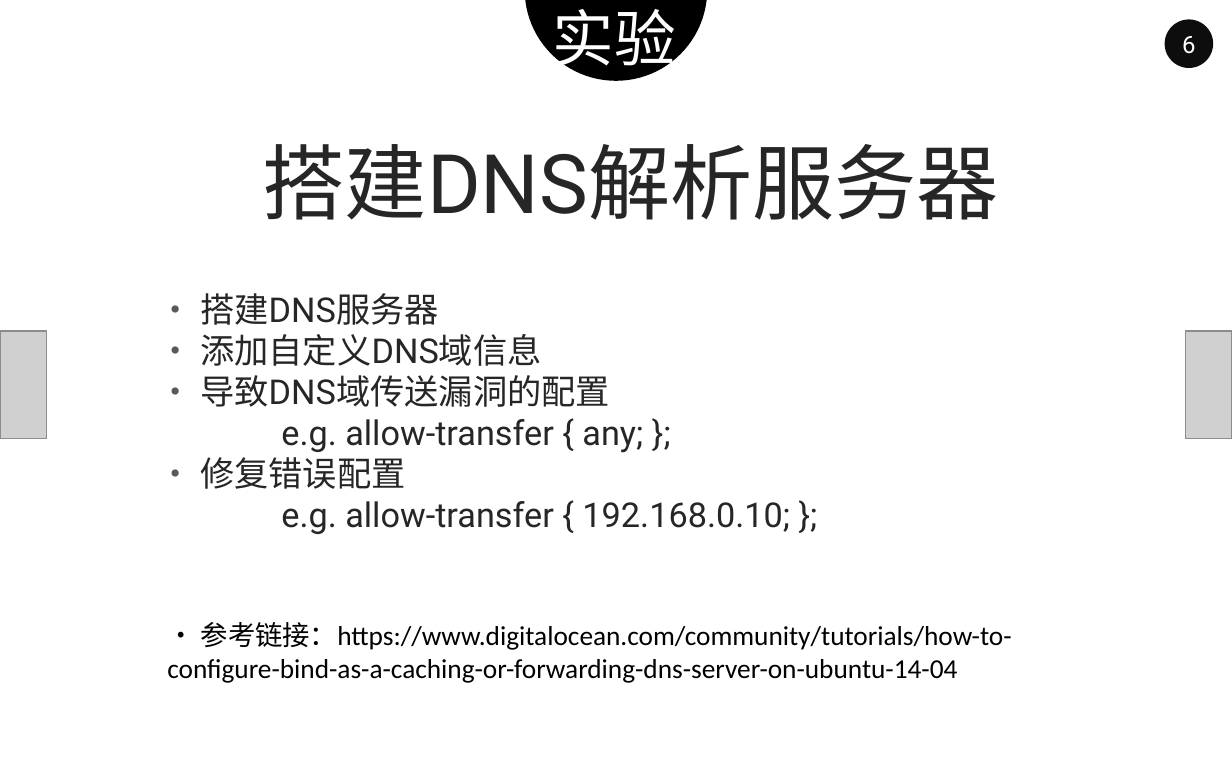
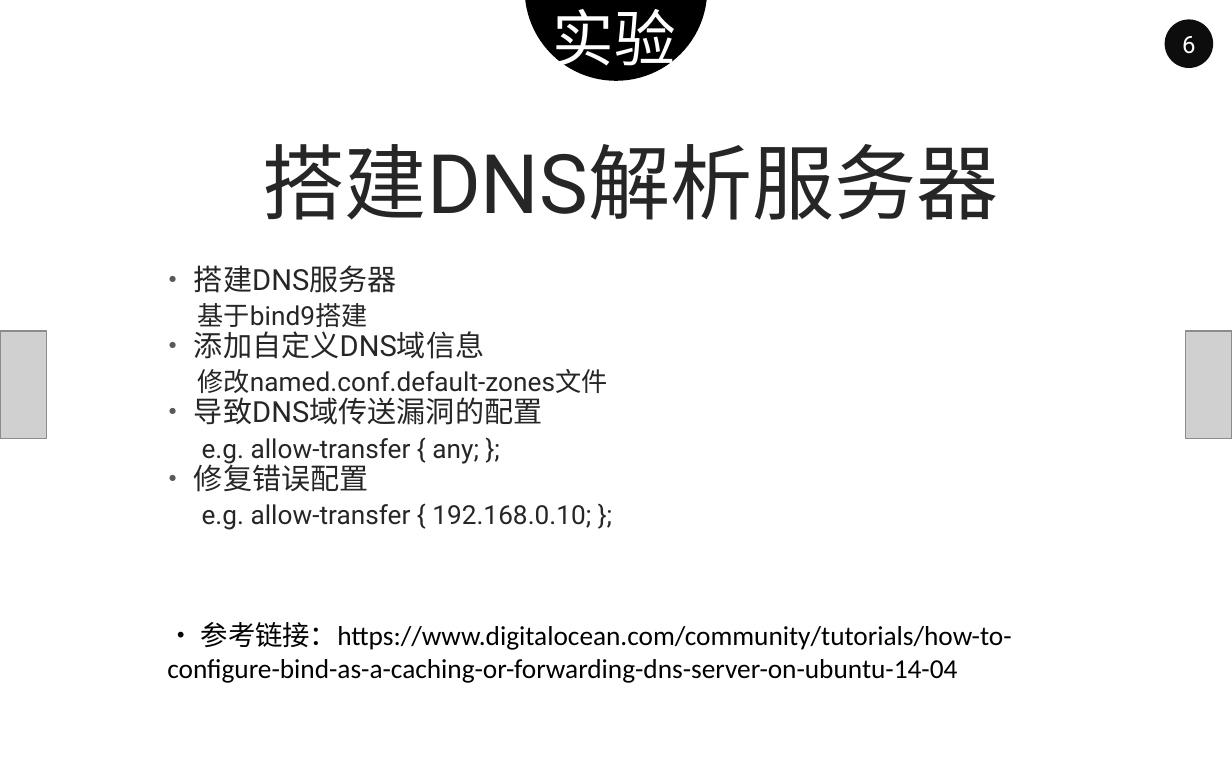
Before and after one commit to CUCCS/ns, a slide deck: slide 6 of 2016-2/TJY_CYX/FlippedClassroom/DNS域传送漏洞及DNS信息收集实例讲解/DNS域传送漏洞及DNS信息收集实例讲解.ppt. Drawn at 1232x770 pixels with LibreOffice and Linux fonts; fonts in the diff are those of the drawing; grey boxes stand for pictures; background and template pictures are left out. Boxes give left, top, right and bottom in pixels: in the first picture for what was removed or moved away, otherwise in the second. Text is boxed around its words. In the diff, an @@ line names an element or a change of style, - is before the commit and + after.

Commit message:
演示PPT修改

```diff
--- a/2016-2/TJY_CYX/FlippedClassroom/DNS域传送漏洞及DNS信息收集实例讲解/DNS域传送漏洞及DNS信息收集实例讲解.ppt
+++ b/2016-2/TJY_CYX/FlippedClassroom/DNS域传送漏洞及DNS信息收集实例讲解/DNS域传送漏洞及DNS信息收集实例讲解.ppt
@@ text "• 搭建DNS服务器": place and size @@
-text "• 搭建DNS服务器" at bbox=[200, 293, 790, 534]
+text "• 搭建DNS服务器" at bbox=[194, 265, 608, 530]
@@ text at bbox=[194, 265, 591, 530]: size 20 to 17 pt in "• 搭建DNS服务器", "• 添加自定义DNS域信息", "• 导致DNS域传送漏洞的配置", "• 修复错误配置"; size 20 to 15.3 pt in "e.g. allow-transfer { any; };", "e.g. allow-transfer { 192.168.0.10; };"; line spacing 1 to 0.9 @@
@@ text at bbox=[197, 303, 367, 332]: paragraph added @@
+基于bind9搭建
@@ text at bbox=[197, 369, 608, 399]: paragraph added @@
+修改named.conf.default-zones文件
```
Also in this commit, not shown: 3 other slides changed.
